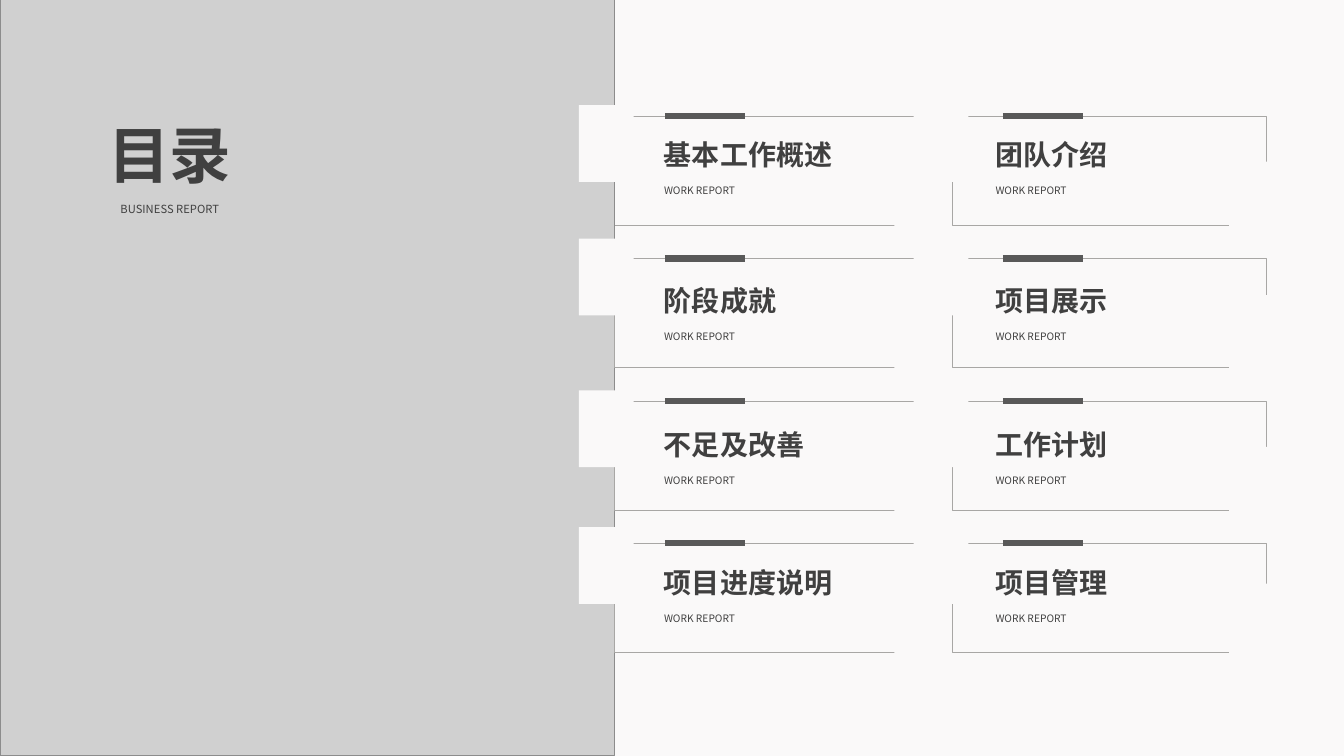
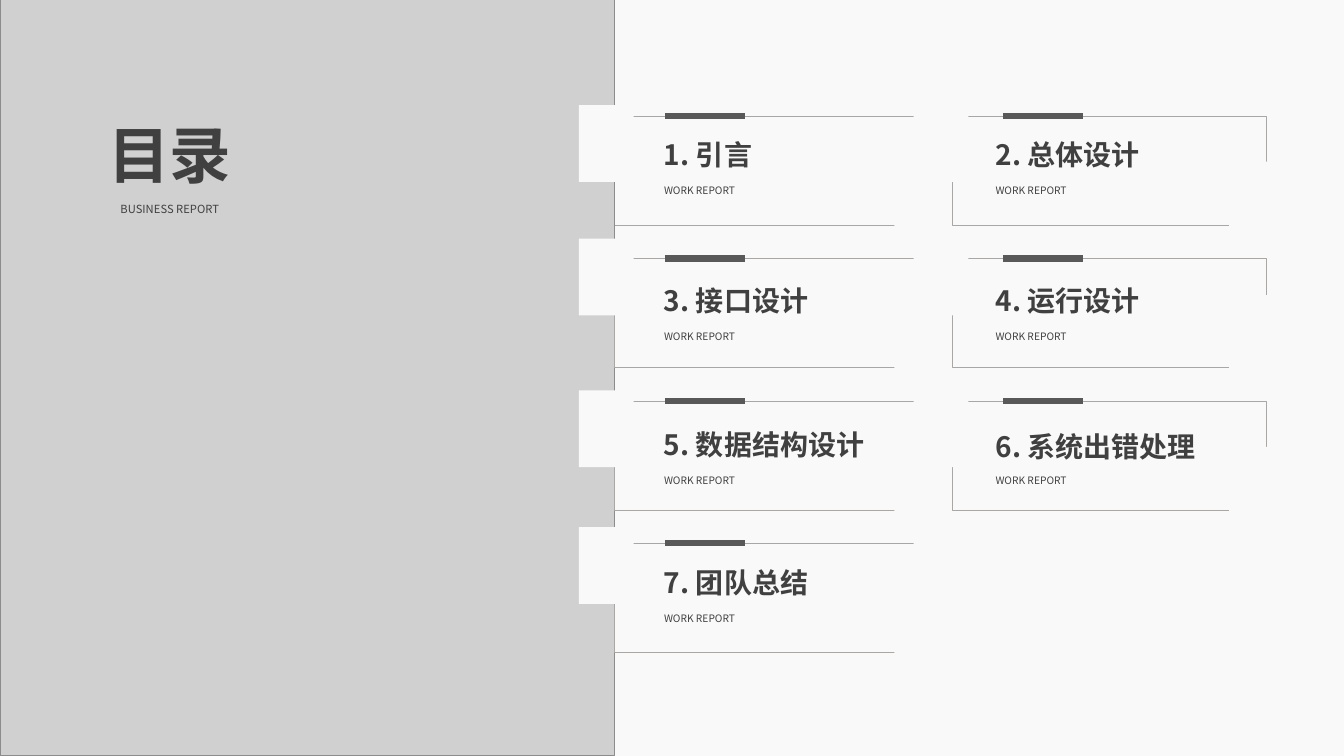
Before and after one commit to JakerHXR/Software-manage, a slide deck: slide 2 of doc/PPT/总体设计报告评审PPT_1.0.pptx. Drawn at 1344x756 pixels with LibreOffice and Linux fonts; fonts in the diff are those of the drawing; grey boxes stand for pictures. Boxes give left, top, right and bottom in pixels: in the first picture for what was removed or moved away, otherwise in the second. Text is boxed around its words. In the diff, an @@ line names an element or a change of style, - is before the commit and + after.

```diff
--- a/doc/PPT/总体设计报告评审PPT_1.0.pptx
+++ b/doc/PPT/总体设计报告评审PPT_1.0.pptx
@@ text at [664, 141, 752, 168]: text changed @@
-基本工作概述
+1. 引言
@@ text at [995, 141, 1140, 168]: text changed @@
-团队介绍
+2. 总体设计
@@ text at [664, 287, 808, 314]: text changed @@
-阶段成就
+3. 接口设计
@@ text at [995, 287, 1140, 314]: text changed @@
-项目展示
+4. 运行设计
@@ text at [664, 431, 864, 458]: text changed @@
-不足及改善
+5. 数据结构设计
@@ text at [996, 433, 1196, 460]: text changed @@
-工作计划
+6. 系统出错处理
@@ text at [664, 569, 808, 596]: text changed @@
-项目进度说明
+7. 团队总结
@@ rectangle removed at [953, 543, 1266, 652] @@
@@ text removed at [995, 569, 1107, 596] @@
-项目管理
@@ line removed from (1003, 543) to (1083, 543) @@
@@ text removed at [996, 614, 1066, 622] @@
-WORK REPORT
```
Also in this commit, not shown: 2 other slides changed, 17 slides added, 5 slides removed.
